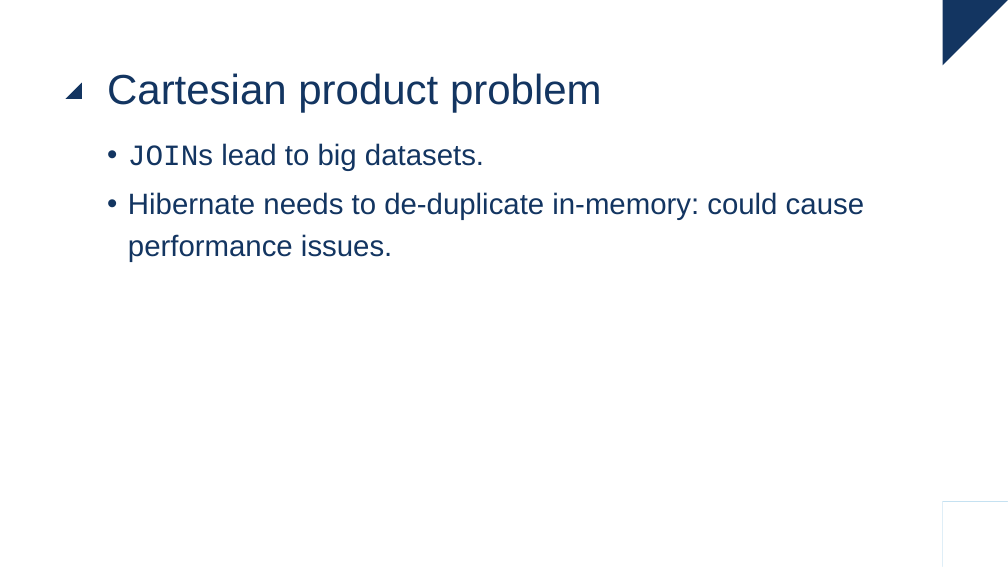
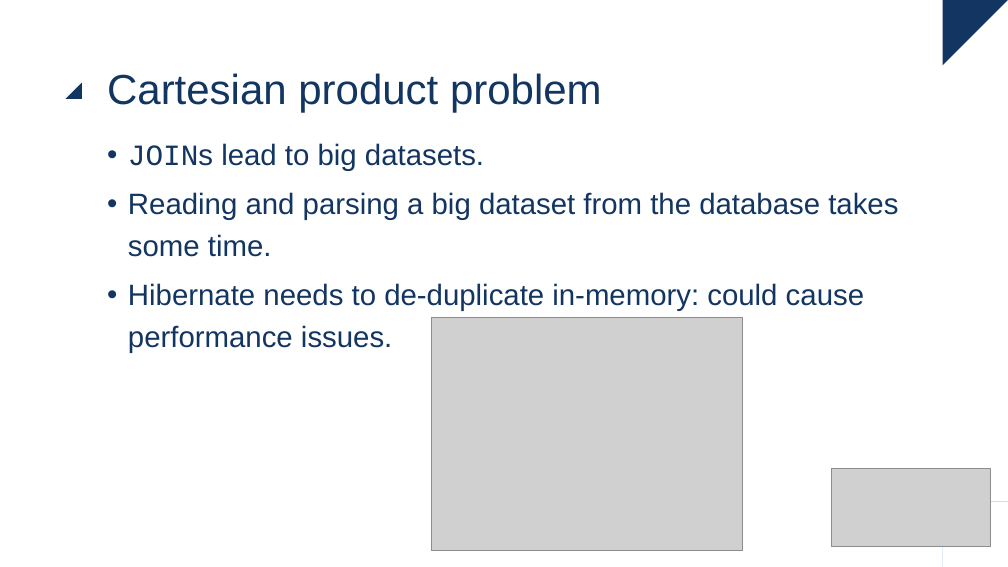
Before and after one commit to raoulvdberge/jpa-with-hibernate, a slide deck: slide 40 of slides.pptx. Drawn at 1008x567 pixels with LibreOffice and Linux fonts; fonts in the diff are those of the drawing; grey boxes stand for pictures. Boxes give left, top, right and bottom in pixels: in the first picture for what was removed or moved away, otherwise in the second. Text is boxed around its words. In the diff, an @@ line names an element or a change of style, - is before the commit and + after.

```diff
--- a/slides.pptx
+++ b/slides.pptx
@@ text at bbox=[128, 192, 898, 257]: paragraph added @@
+• Reading and parsing a big dataset from the database takes some time.
@@ picture added at bbox=[432, 317, 743, 551] @@
@@ picture added at bbox=[832, 468, 991, 547] @@
```
Also in this commit, not shown: 1 other slide changed, 2 slides added, 6 other files.
